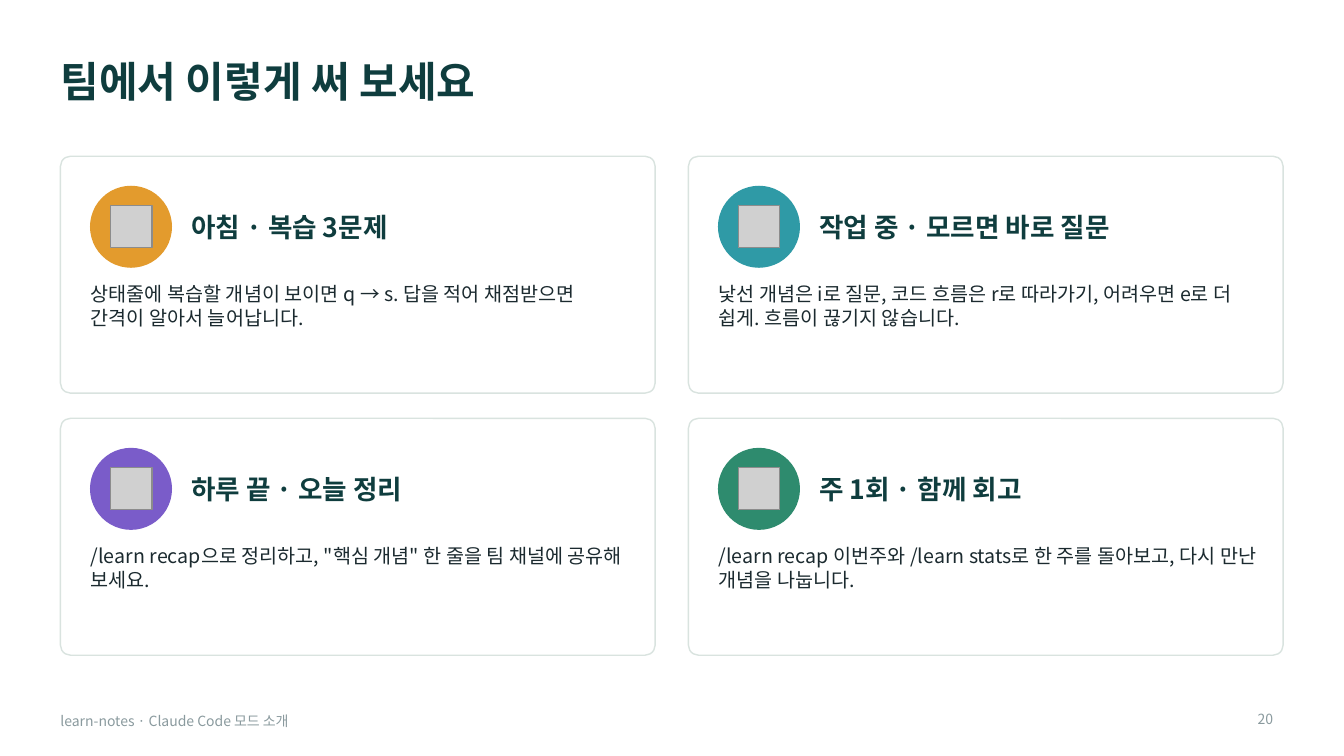
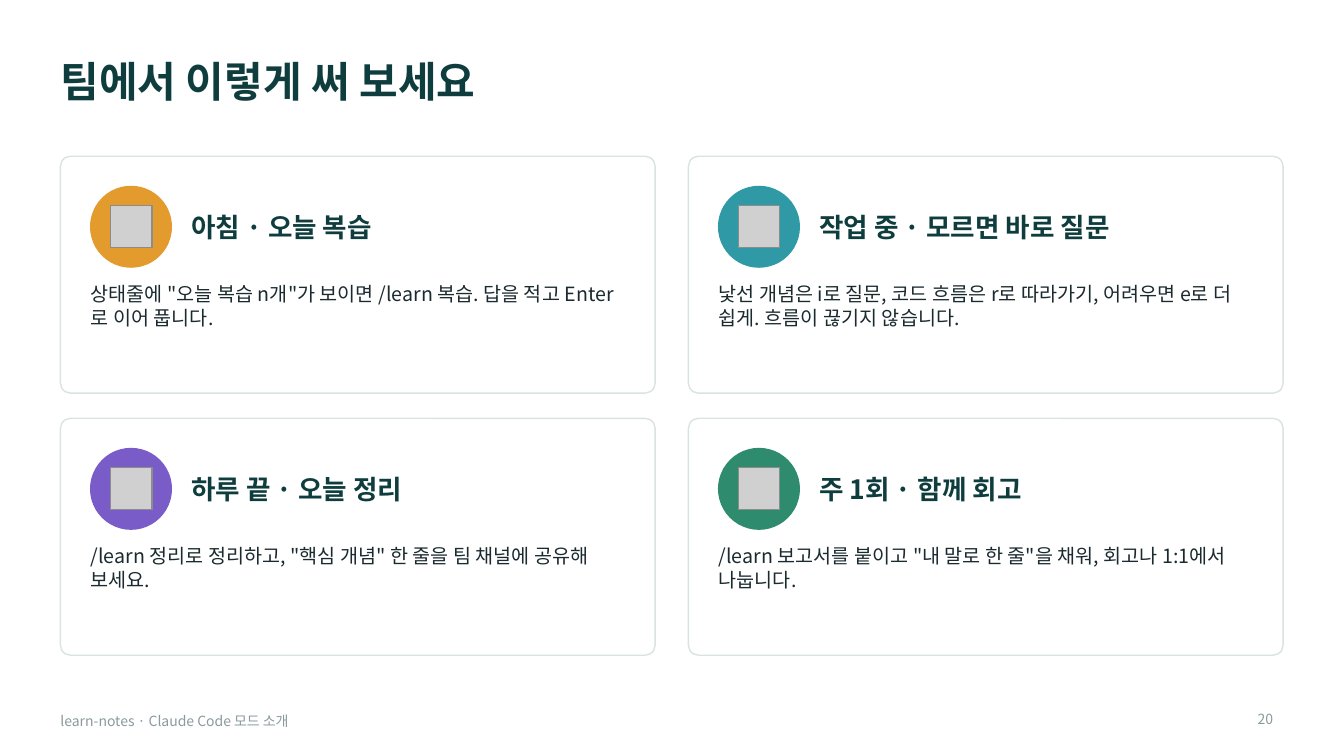
Before and after one commit to Owen-YC/learn-notes, a slide deck: slide 20 of docs/team/learn-notes-intro.pptx. Drawn at 1344x756 pixels with LibreOffice and Linux fonts; fonts in the diff are those of the drawing; grey boxes stand for pictures. Boxes give left, top, right and bottom in pixels: in the first picture for what was removed or moved away, otherwise in the second. Text is boxed around its words. In the diff, an @@ line names an element or a change of style, - is before the commit and + after.

```diff
--- a/docs/team/learn-notes-intro.pptx
+++ b/docs/team/learn-notes-intro.pptx
@@ text at (191,214,372,240): text changed @@
-아침 · 복습 3문제
+아침 · 오늘 복습
@@ text at (91,284,560,327): text changed @@
-상태줄에 복습할 개념이 보이면 q → s. 답을 적어 채점받으면 간격이 알아서 늘어납니다.
+상태줄에 "오늘 복습 n개"가 보이면 /learn 복습. 답을 적고 Enter로 이어 풉니다.
@@ text at (91,546,588,589): text changed @@
-/learn recap으로 정리하고, "핵심 개념" 한 줄을 팀 채널에 공유해 보세요.
+/learn 정리로 정리하고, "핵심 개념" 한 줄을 팀 채널에 공유해 보세요.
@@ text at (719,546,1225,589): text changed @@
-/learn recap 이번주와 /learn stats로 한 주를 돌아보고, 다시 만난 개념을 나눕니다.
+/learn 보고서를 붙이고 "내 말로 한 줄"을 채워, 회고나 1:1에서 나눕니다.
```
Also in this commit, not shown: 12 other slides changed, 2 slides added, 1 slide removed, 13 other files.
